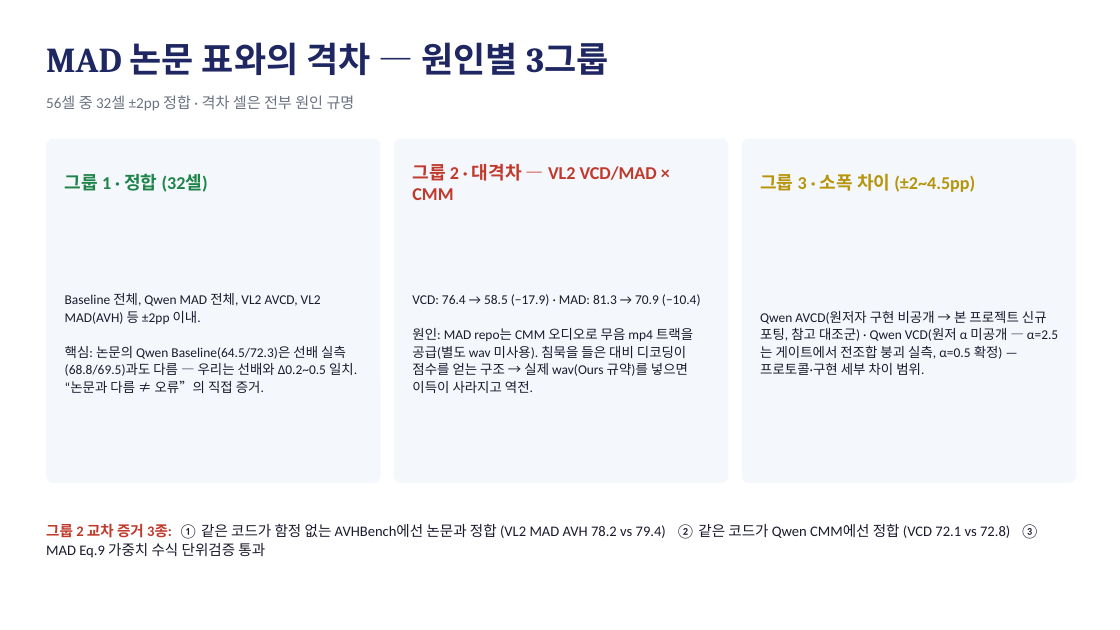
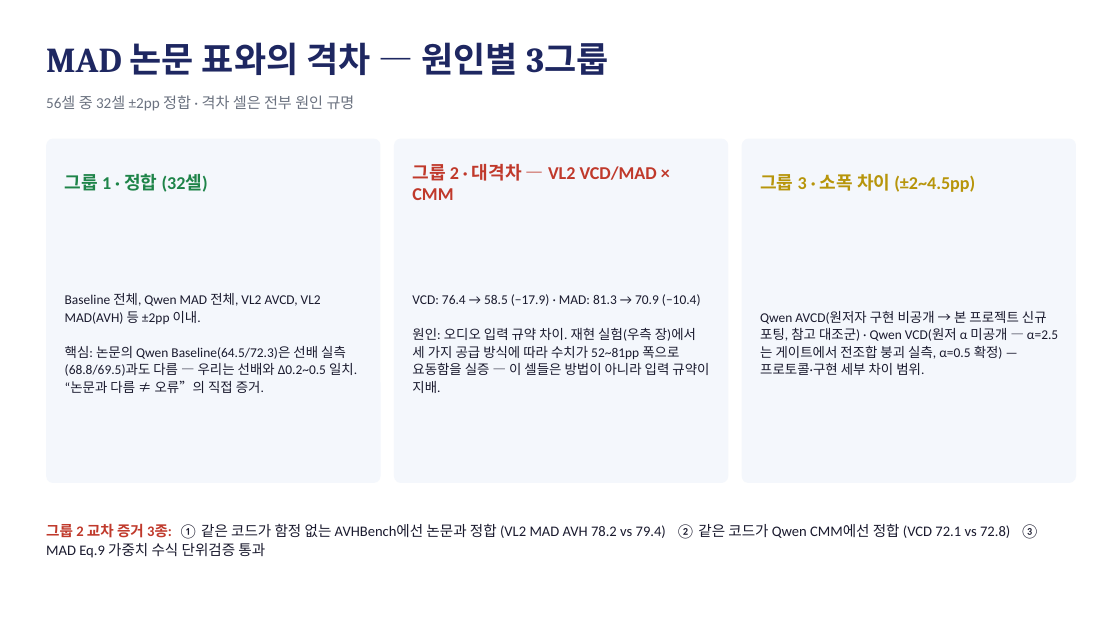
Before and after one commit to hsmai/Hallucination, a slide deck: slide 5 of docs/미팅_목표1_수치보고.pptx. Drawn at 1120x630 pixels with LibreOffice and Linux fonts; fonts in the diff are those of the drawing. Boxes give left, top, right and bottom in pixels: in the first picture for what was removed or moved away, otherwise in the second. Text is boxed around its words. In the diff, an @@ line names an element or a change of style, - is before the commit and + after.

```diff
--- a/docs/미팅_목표1_수치보고.pptx
+++ b/docs/미팅_목표1_수치보고.pptx
@@ text at box(412, 327, 709, 393): text changed @@
-원인: MAD repo는 CMM 오디오로 무음 mp4 트랙을 공급(별도 wav 미사용). 침묵을 들은 대비 디코딩이 점수를 얻는 구조 → 실제 wav(Ours 규약)를 넣으면 이득이 사라지고 역전.
+원인: 오디오 입력 규약 차이. 재현 실험(우측 장)에서 세 가지 공급 방식에 따라 수치가 52~81pp 폭으로 요동함을 실증 — 이 셀들은 방법이 아니라 입력 규약이 지배.
```
Also in this commit, not shown: 1 other slide changed.
